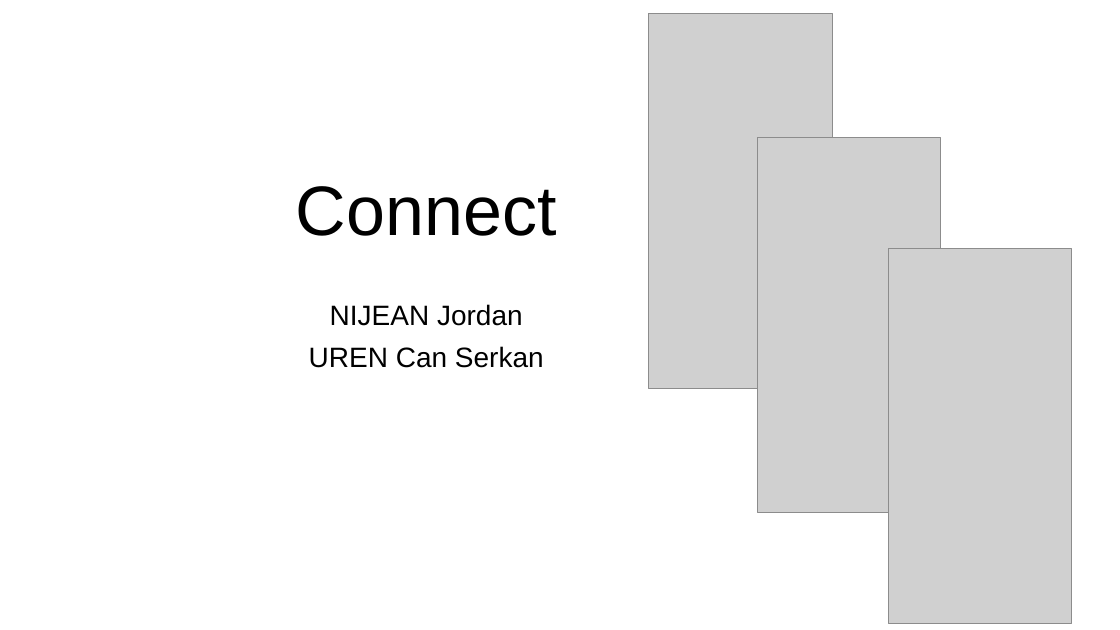
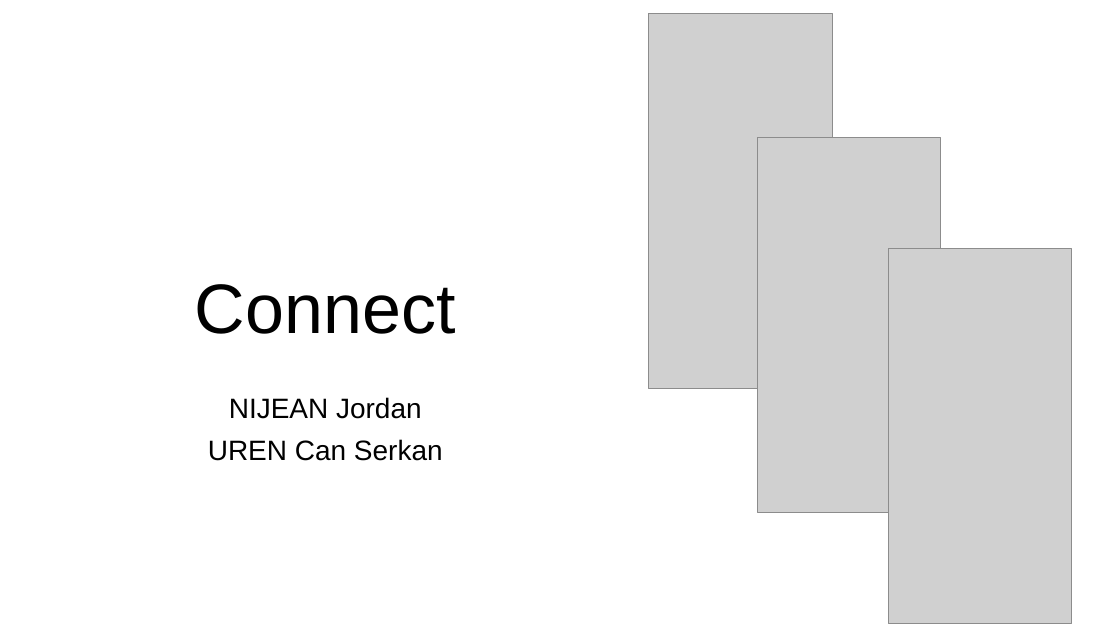
Before and after one commit to 0nza1101/Connect, a slide deck: slide 1 of Ressources/presentation_projet_connect.pptx. Drawn at 1120x630 pixels with LibreOffice and Linux fonts; fonts in the diff are those of the drawing; grey boxes stand for pictures. Boxes give left, top, right and bottom in pixels: in the first picture for what was removed or moved away, otherwise in the second. Text is boxed around its words. In the diff, an @@ line names an element or a change of style, - is before the commit and + after.

```diff
--- a/Ressources/presentation_projet_connect.pptx
+++ b/Ressources/presentation_projet_connect.pptx
@@ title "Connect": place and size @@
-title "Connect" at box(296, 186, 557, 236)
+title "Connect" at box(195, 284, 456, 334)
@@ subtitle "NIJEAN Jordan": place and size @@
-subtitle "NIJEAN Jordan" at box(309, 304, 544, 368)
+subtitle "NIJEAN Jordan" at box(208, 397, 443, 461)
```
Also in this commit, not shown: 3 other slides changed, 1 slide added, 5 slides removed.
